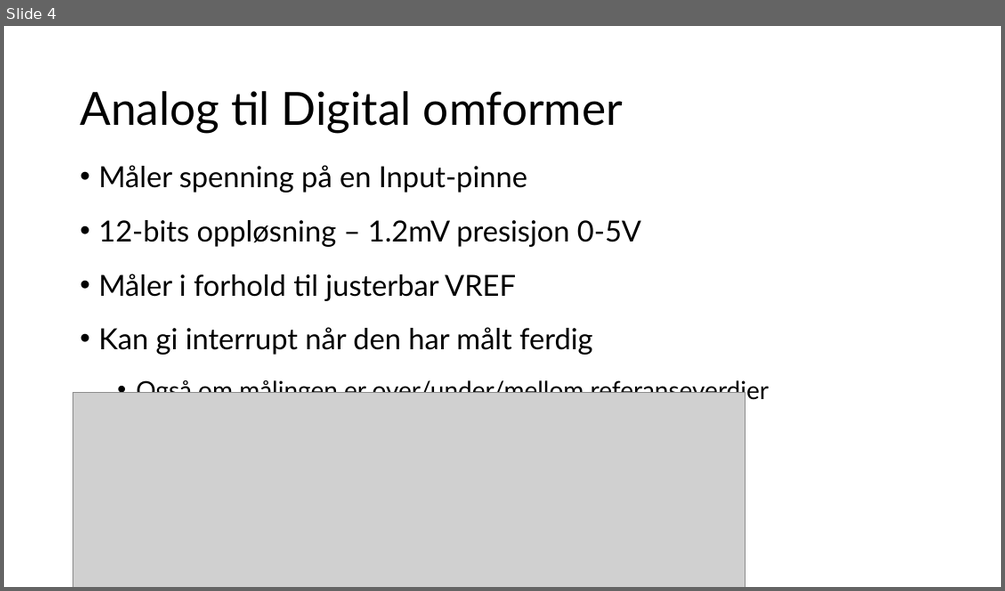
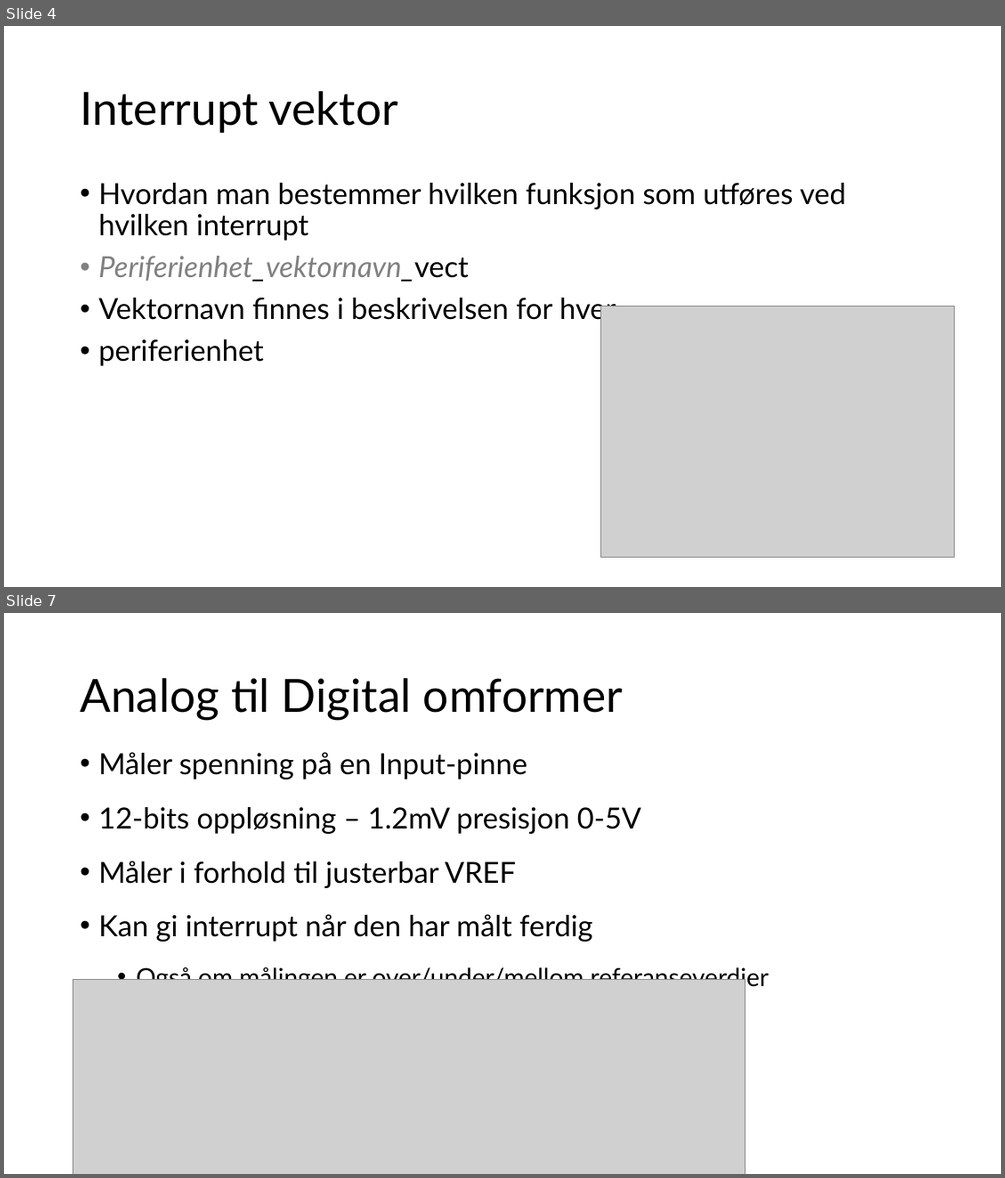
Before and after one commit to ElektraVerksted/AVR-kurs, a slide deck: Kursdag 2/Dag to.pptx. Shown one above the other, each under a label of ours: slide 4 before the commit, slides 4 and 7 after it; the slides between them are not shown. The pictures are 1005x591 and 1005x1178 pixels, drawn with LibreOffice and Linux fonts; fonts in the diff are those of the drawing; grey boxes stand for pictures. Boxes give left, top, right and bottom in pixels: in the first picture for what was removed or moved away, otherwise in the second. Text is boxed around its words. In the diff, an @@ line names an element or a change of style, - is before the commit and + after.

```diff
--- a/Kursdag 2/Dag to.pptx
+++ b/Kursdag 2/Dag to.pptx
@@ slide 4 added at (4, 26, 1001, 587), background #FFFFFF @@
@@ title added at (80, 91, 398, 133), 44 pt, text #000000 @@
+Interrupt vektor
@@ text added at (98, 183, 846, 366), 28 pt, text #000000 @@
+• Hvordan man bestemmer hvilken funksjon som utføres ved hvilken interrupt
+• Periferienhet_vektornavn_vect
+• Vektornavn finnes i beskrivelsen for hver
+• periferienhet
@@ picture added at (600, 306, 954, 557) @@
@@ what was slide 4 is now slide 7 @@
```
Also in this commit, not shown: 2 slides changed, 3 other slides added, 1 slide removed.
